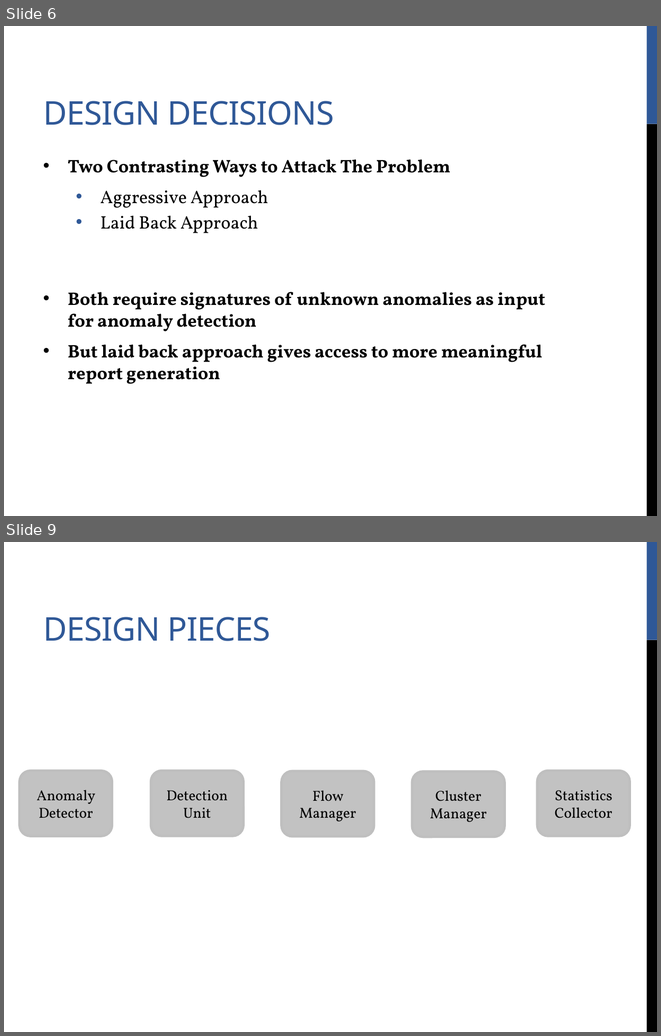
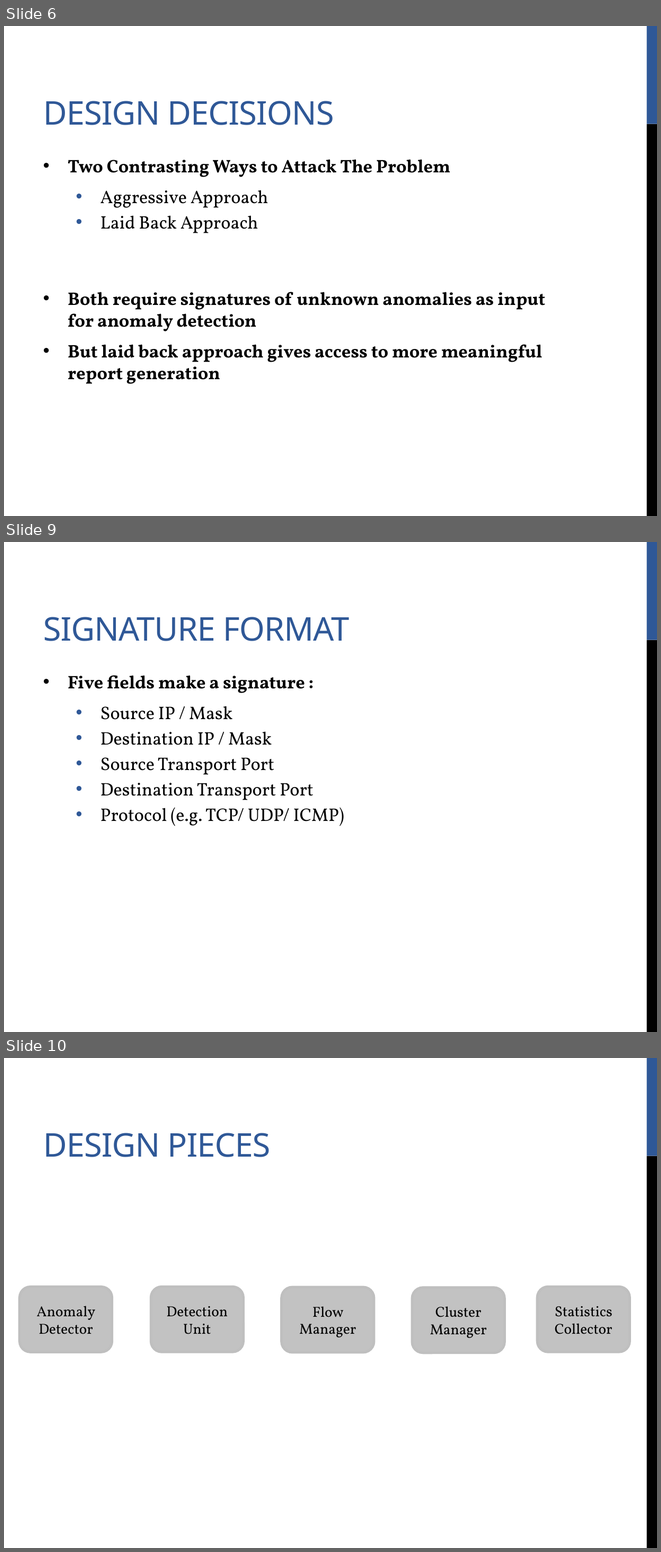
Before and after one commit to bornogit/Floodlight-AD, a slide deck: Slides/740- Anomaly Detector for Floodlight .pptx. Shown one above the other, each under a label of ours: slides 6 and 9 before the commit, slides 6, 9 and 10 after it; the slides between them are not shown. The pictures are 661x1036 and 661x1552 pixels, drawn with LibreOffice and Linux fonts; fonts in the diff are those of the drawing. Boxes give left, top, right and bottom in pixels: in the first picture for what was removed or moved away, otherwise in the second. Text is boxed around its words. In the diff, an @@ line names an element or a change of style, - is before the commit and + after.

```diff
--- a/Slides/740- Anomaly Detector for Floodlight .pptx
+++ b/Slides/740- Anomaly Detector for Floodlight .pptx
@@ slide 9 added at bbox=[4, 542, 657, 1032], background #FFFFFF; not listed: 2 template elements that a slide beside it also shows @@
@@ title added at bbox=[43, 617, 350, 641], 36 pt, text #2F5897 @@
+SIGNATURE FORMAT
@@ text added at bbox=[68, 675, 344, 826], 20 pt, text #000000 @@
+• Five fields make a signature :
+  • Source IP / Mask
+  • Destination IP / Mask
+  • Source Transport Port
+  • Destination Transport Port
+  • Protocol (e.g. TCP/ UDP/ ICMP)
@@ what was slide 9 is now slide 10 @@
```
Also in this commit, not shown: 2 slides changed.
